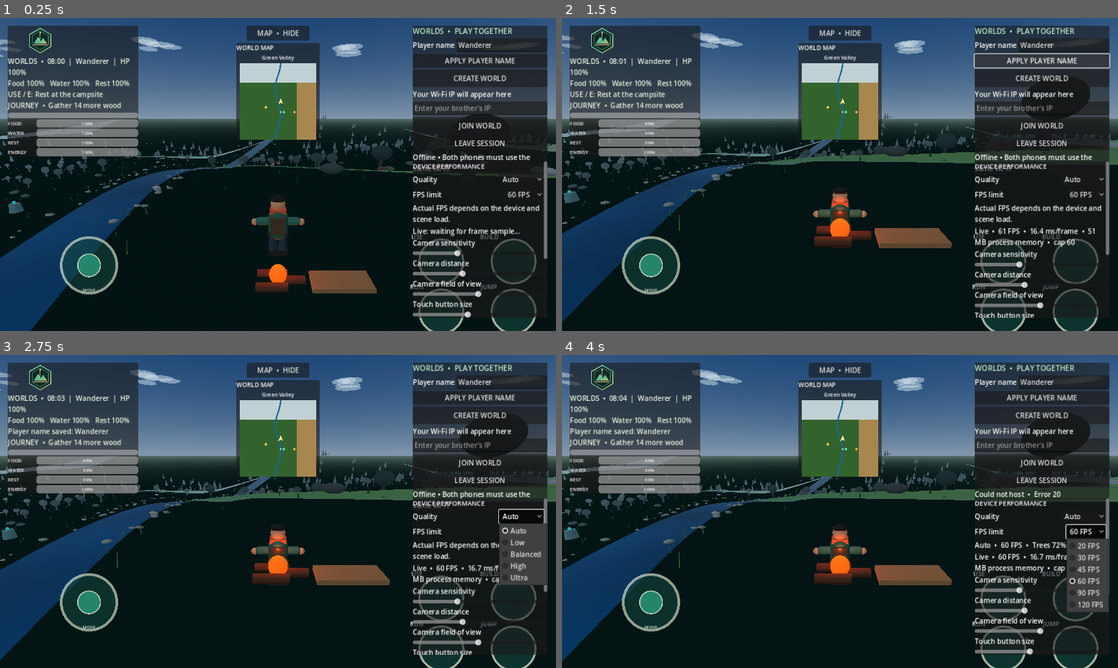
Above: before the commit, frames 1-4 (two rows, left to right).
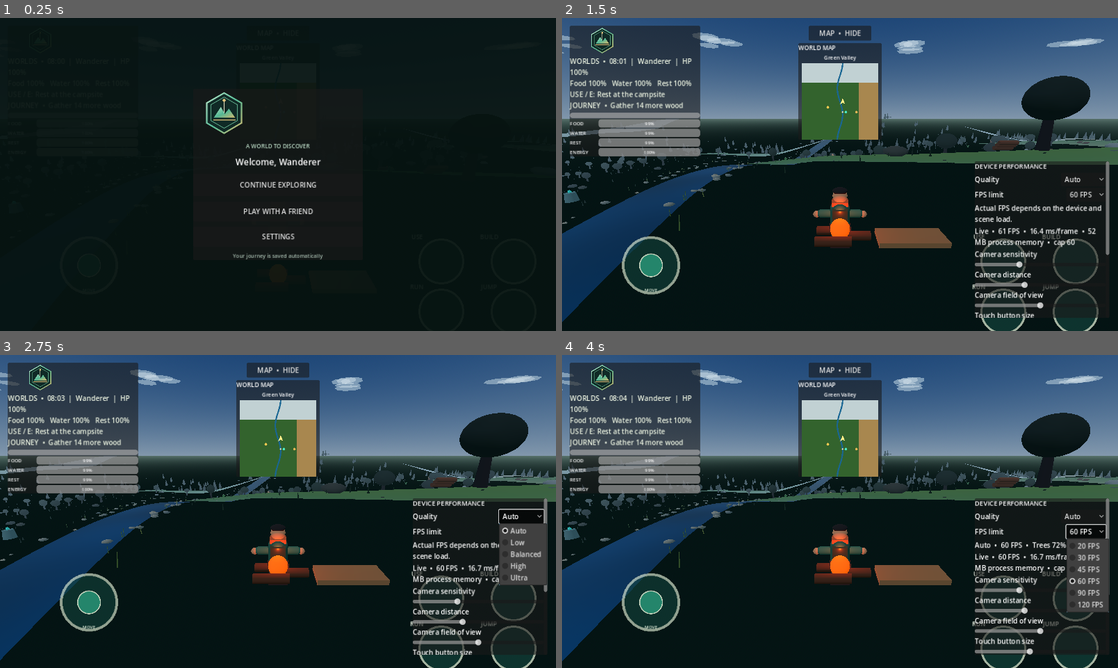
Above: after the commit, the same moments.

Repository: loayh523-lab/WORLDS
Game: Godot game, scene res://scenes/main.tscn
Two runs of this game, one before a commit and one after it. Both use one fixed random seed, a clock stepped at 60 frames per second and the inputs below.
Inputs (mouse positions are in pixels of both pictures, inside the frame that each line leads up to):
- Up to frame 1 (0.25 s): no input
- Up to frame 2 (1.5 s): click (840, 237) at 0.5 s, where only the run after the commit has a clickable "SETTINGS"; click (1040, 61) at 1.25 s, where only the run before the commit has a clickable "APPLY PLAYER NAME"
- Up to frame 3 (2.75 s): click "Auto" at 2 s
- Up to frame 4 (4 s): click (1040, 414) at 2.75 s, where only the run before the commit has a clickable "CREATE WORLD"; click "60 FPS" at 3.5 s

The runs differ from the first frame. In frame 1, 49% of the frame differs, in the area x 0-100%, y 0-100%; in frame 2, 8.4%; in frame 3, 8.6%; in frame 4, 8.6%.

Commit message:
Add WORLDS main menu with continue, multiplayer, and settings navigation

Diff:
--- a/scripts/main.gd
+++ b/scripts/main.gd
@@ -117,6 +117,9 @@
 var layout_touch_index := -1
 var action_buttons: Dictionary = {}
 var action_captions: Dictionary = {}
+var main_menu_layer: CanvasLayer
+var main_menu_panel: PanelContainer
+var settings_return_button: Button
 var settings_panel: PanelContainer
 var layout_status_label: Label
 var metrics_label: Label
@@ -971,6 +974,106 @@
     _create_settings_panel(layer)
     _create_build_panel(layer)
     _create_minimap(layer)
+    _create_main_menu()
+
+
+func _create_main_menu() -> void:
+    main_menu_layer = CanvasLayer.new()
+    main_menu_layer.name = "MainMenu"
+    main_menu_layer.layer = 20
+    add_child(main_menu_layer)
+
+    var backdrop := ColorRect.new()
+    backdrop.name = "MenuBackdrop"
+    backdrop.set_anchors_preset(Control.PRESET_FULL_RECT)
+    backdrop.color = Color(0.025, 0.075, 0.065, 0.94)
+    backdrop.mouse_filter = Control.MOUSE_FILTER_STOP
+    main_menu_layer.add_child(backdrop)
+
+    var center := CenterContainer.new()
+    center.set_anchors_preset(Control.PRESET_FULL_RECT)
+    main_menu_layer.add_child(center)
+
+    main_menu_panel = PanelContainer.new()
+    main_menu_panel.custom_minimum_size = Vector2(390.0, 0.0)
+    center.add_child(main_menu_panel)
+
+    var column := VBoxContainer.new()
+    column.add_theme_constant_override("separation", 12)
+    column.alignment = BoxContainer.ALIGNMENT_CENTER
+    main_menu_panel.add_child(column)
+
+    var logo := TextureRect.new()
+    logo.texture = load("res://assets/worlds_logo.svg")
+    logo.custom_minimum_size = Vector2(330.0, 110.0)
+    logo.expand_mode = TextureRect.EXPAND_FIT_WIDTH_PROPORTIONAL
+    logo.stretch_mode = TextureRect.STRETCH_KEEP_ASPECT_CENTERED
+    column.add_child(logo)
+
+    var tagline := Label.new()
+    tagline.text = "A WORLD TO DISCOVER"
+    tagline.horizontal_alignment = HORIZONTAL_ALIGNMENT_CENTER
+    tagline.add_theme_color_override("font_color", Color(0.72, 0.84, 0.76))
+    tagline.add_theme_font_size_override("font_size", 13)
+    column.add_child(tagline)
+
+    var welcome := Label.new()
+    welcome.text = "Welcome, %s" % player_name
+    welcome.horizontal_alignment = HORIZONTAL_ALIGNMENT_CENTER
+    welcome.add_theme_font_size_override("font_size", 20)
+    column.add_child(welcome)
+
+    var start_button := Button.new()
+    start_button.text = "CONTINUE EXPLORING"
+    start_button.custom_minimum_size.y = 52
+    start_button.pressed.connect(_close_main_menu)
+    column.add_child(start_button)
+
+    var multiplayer_button := Button.new()
+    multiplayer_button.text = "PLAY WITH A FRIEND"
+    multiplayer_button.custom_minimum_size.y = 46
+    multiplayer_button.pressed.connect(_open_multiplayer_from_menu)
+    column.add_child(multiplayer_button)
+
+    var settings_button := Button.new()
+    settings_button.text = "SETTINGS"
+    settings_button.custom_minimum_size.y = 46
+    settings_button.pressed.connect(_open_settings_from_menu)
+    column.add_child(settings_button)
+
+    var hint := Label.new()
+    hint.text = "Your journey is saved automatically"
+    hint.horizontal_alignment = HORIZONTAL_ALIGNMENT_CENTER
+    hint.add_theme_color_override("font_color", Color(0.65, 0.73, 0.68))
+    hint.add_theme_font_size_override("font_size", 12)
+    column.add_child(hint)
+
+
+func _close_main_menu() -> void:
+    if main_menu_layer:
+        main_menu_layer.visible = false
+    if settings_panel:
+        settings_panel.visible = false
+    if network_panel:
+        network_panel.visible = false
+
+
+func _open_multiplayer_from_menu() -> void:
+    if main_menu_layer:
+        main_menu_layer.visible = false
+    if network_panel:
+        network_panel.visible = true
+    if settings_panel:
+        settings_panel.visible = false
+
+
+func _open_settings_from_menu() -> void:
+    if main_menu_layer:
+        main_menu_layer.visible = false
+    if settings_panel:
+        settings_panel.visible = true
+    if network_panel:
+        network_panel.visible = false
 
 func _create_survival_bar(parent: VBoxContainer, caption: String, initial_value: float) -> ProgressBar:
     var row := HBoxContainer.new()
@@ -1329,6 +1432,7 @@
     network_status_label.text = "Offline • Both phones must use the same Wi-Fi"
     network_status_label.autowrap_mode = TextServer.AUTOWRAP_WORD_SMART
     column.add_child(network_status_label)
+    network_panel.visible = false
 
 func _apply_player_name() -> void:
     if not player_name_input:
@@ -1489,6 +1593,7 @@
     layout_status_label.text = "Move buttons and save your layout."
     layout_status_label.autowrap_mode = TextServer.AUTOWRAP_WORD_SMART
     column.add_child(layout_status_label)
+    settings_panel.visible = false
 
 func _on_master_volume_changed(value: float) -> void:
     var safe_volume := clampf(value, 0.0, 1.0)
